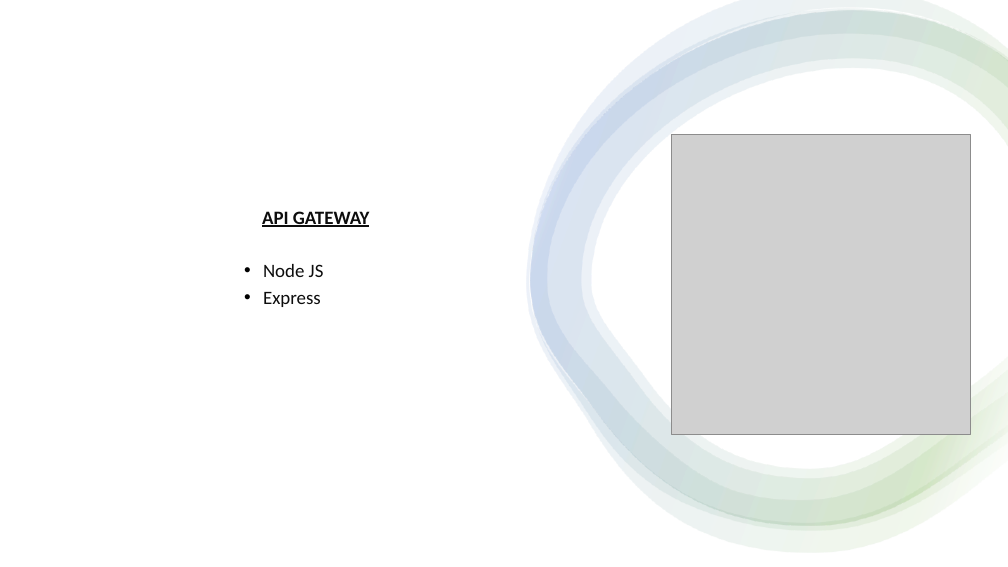
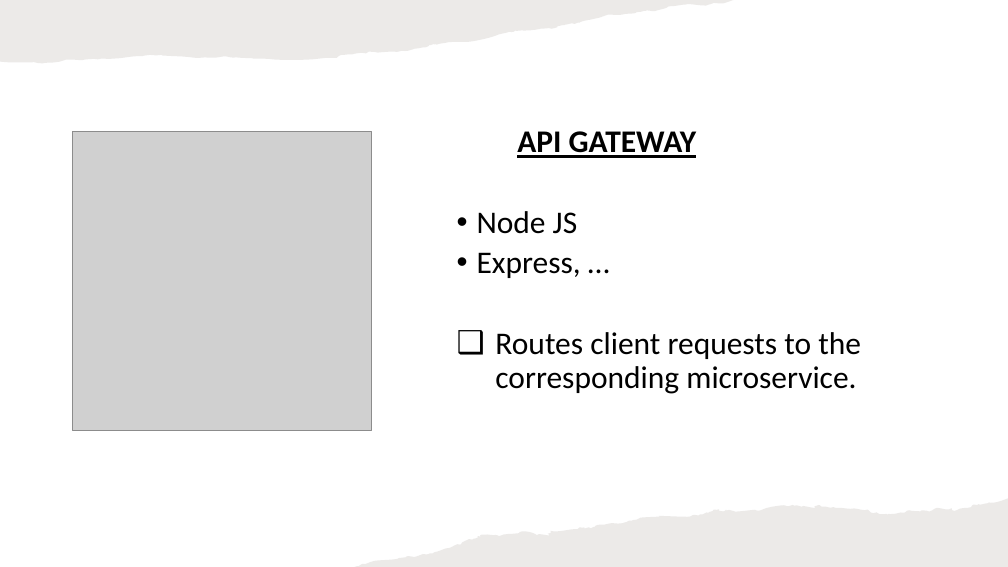
Before and after one commit to Nide17/irembo-user-acc-mgt, a slide deck: slide 5 of ppt.pptx (slide 3 before the commit). Drawn at 1008x567 pixels with LibreOffice and Linux fonts; fonts in the diff are those of the drawing; grey boxes stand for pictures. Boxes give left, top, right and bottom in pixels: in the first picture for what was removed or moved away, otherwise in the second. Text is boxed around its words. In the diff, an @@ line names an element or a change of style, - is before the commit and + after.

```diff
--- a/ppt.pptx
+++ b/ppt.pptx
@@ rectangle removed at [0,0,1008,567] @@
@@ freeform shape added at [0,0,734,64], fill #82766A at 15% opacity @@
@@ group removed at [527,0,1008,553]: 4 freeform shapes @@
@@ picture added at [73,132,372,431] @@
@@ text "API GATEWAY": place and size @@
-text "API GATEWAY" at [262,211,370,307]
+text "API GATEWAY" at [477,131,861,394]
@@ text "API GATEWAY" at [477,131,861,394]: vertical alignment middle to top @@
@@ text at [477,131,697,234]: size 18 to 30 pt, text colour #0D0D0D to #000000 in "API GATEWAY", "Node JS"; less space between paragraphs; indent changed @@
@@ picture removed at [671,135,971,434] @@
@@ text at [477,252,861,394]: text changed; size 18 to 30 pt; text colour #0D0D0D to #000000 @@
-• Express
+• Express, …
+❑ Routes client requests to the corresponding microservice.
@@ freeform shape added at [355,498,1008,567], fill #82766A at 15% opacity @@
```
Also in this commit, not shown: 11 other slides changed, 1 slide added, 6 other files.
